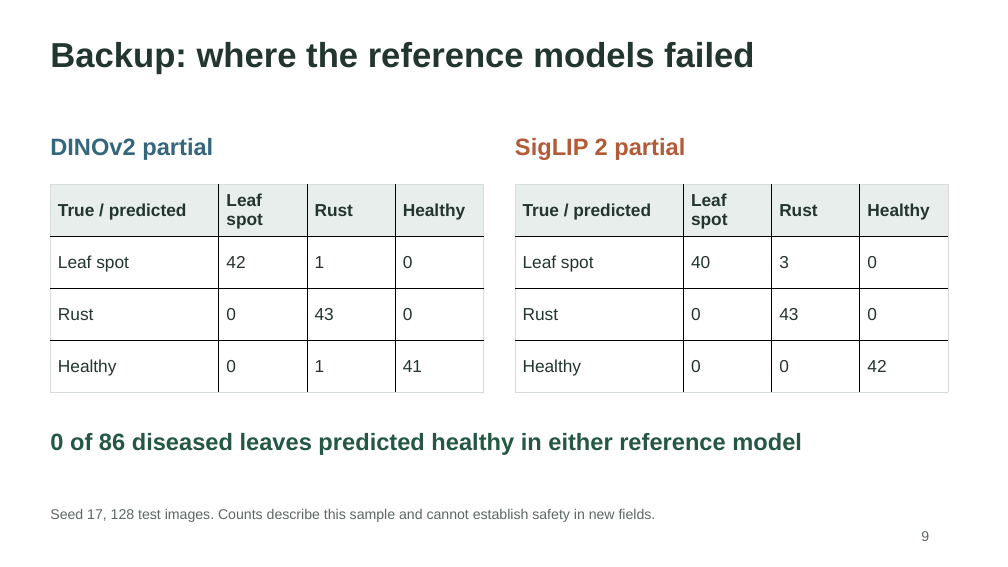
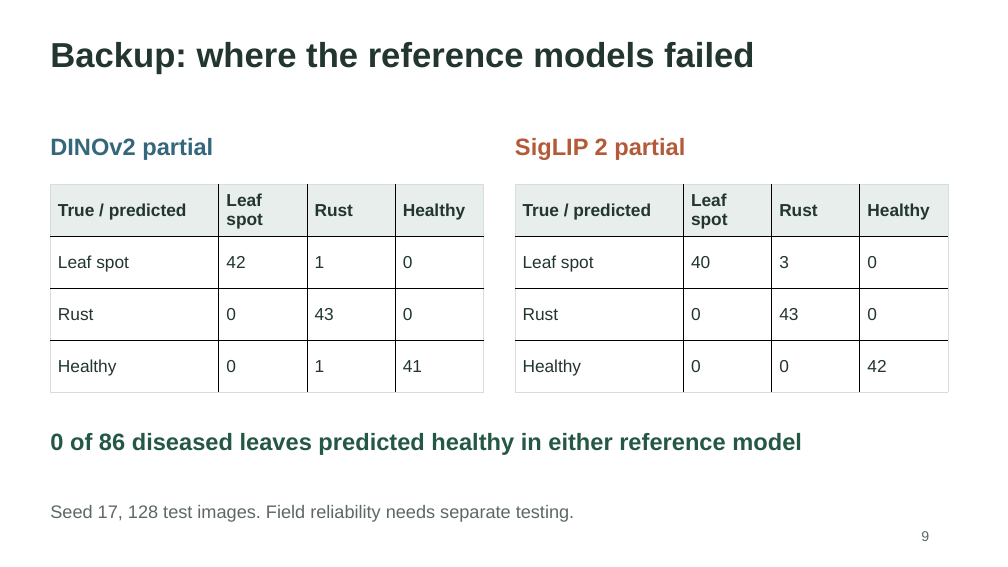
Before and after one commit to A1Prep/beans-vit-study-2026, a slide deck: slide 9 of report/presentation/bean_leaf_presentation.pptx. Drawn at 1008x567 pixels with LibreOffice and Linux fonts; fonts in the diff are those of the drawing. Boxes give left, top, right and bottom in pixels: in the first picture for what was removed or moved away, otherwise in the second. Text is boxed around its words. In the diff, an @@ line names an element or a change of style, - is before the commit and + after.

```diff
--- a/report/presentation/bean_leaf_presentation.pptx
+++ b/report/presentation/bean_leaf_presentation.pptx
@@ text at bbox=[50, 505, 574, 522]: text changed; size 13.5 to 17.2 pt @@
-Seed 17, 128 test images. Counts describe this sample and cannot establish safety in new fields.
+Seed 17, 128 test images. Field reliability needs separate testing.
```
Also in this commit, not shown: 10 other slides changed, 12 other files.
